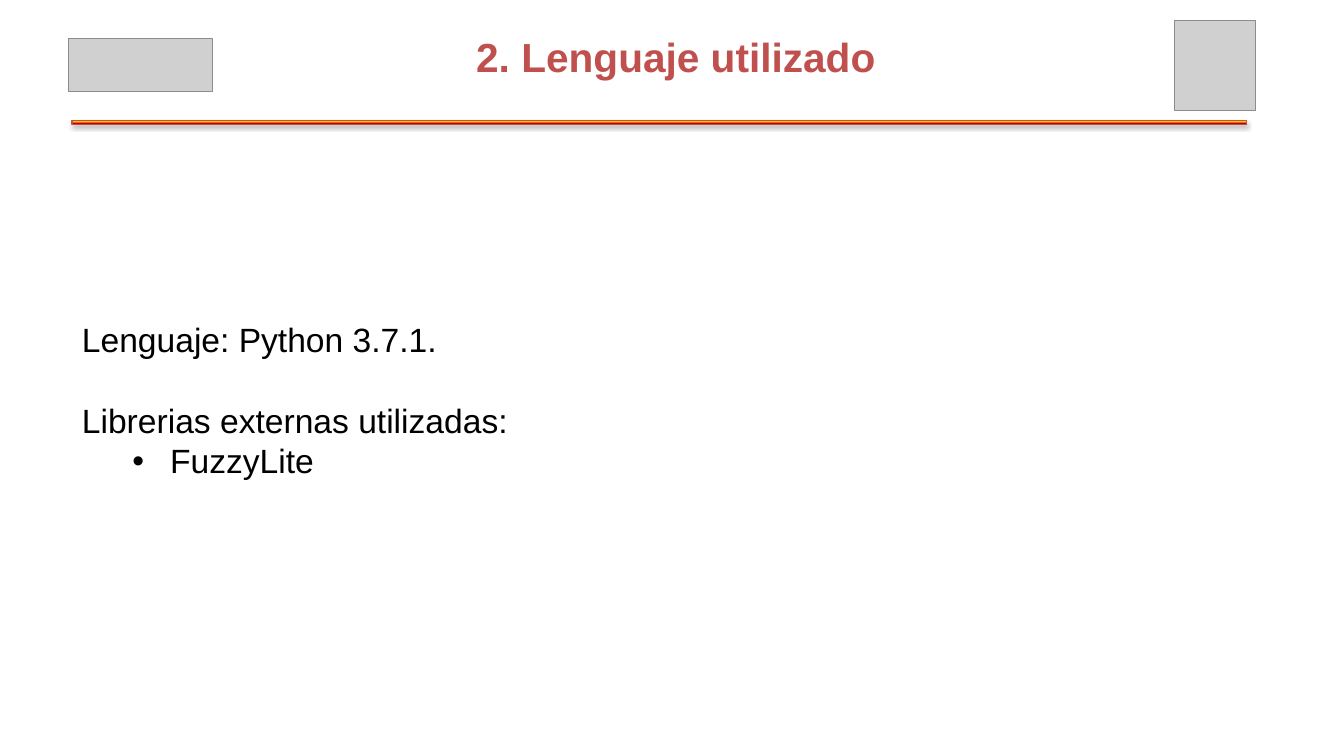
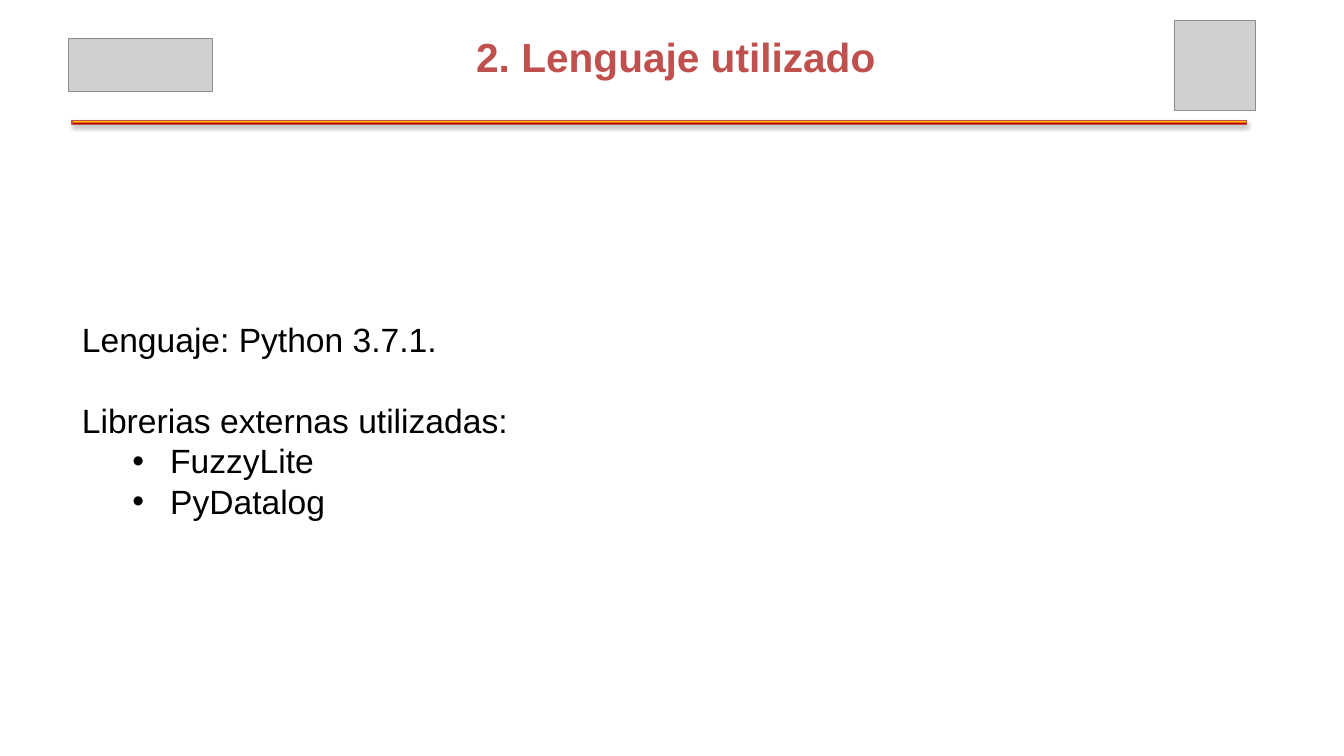
Before and after one commit to nickoro094/Computaci-n-Blanda, a slide deck: slide 5 of FL+BP+ES/INFORME PROYECTO Computación Blanda.pptx. Drawn at 1344x756 pixels with LibreOffice and Linux fonts; fonts in the diff are those of the drawing; grey boxes stand for pictures. Boxes give left, top, right and bottom in pixels: in the first picture for what was removed or moved away, otherwise in the second. Text is boxed around its words. In the diff, an @@ line names an element or a change of style, - is before the commit and + after.

```diff
--- a/FL+BP+ES/INFORME PROYECTO Computación Blanda.pptx
+++ b/FL+BP+ES/INFORME PROYECTO Computación Blanda.pptx
@@ text at [170, 489, 325, 521]: paragraph added @@
+  • PyDatalog
```
Also in this commit, not shown: 1 other slide changed.
